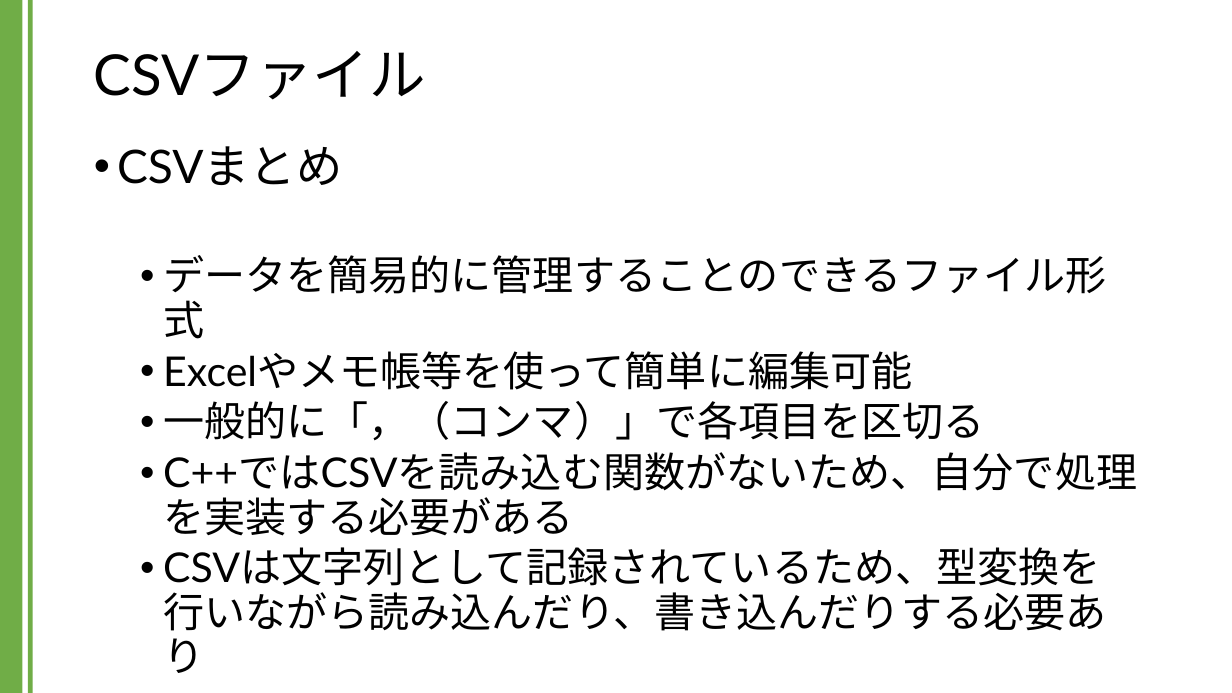
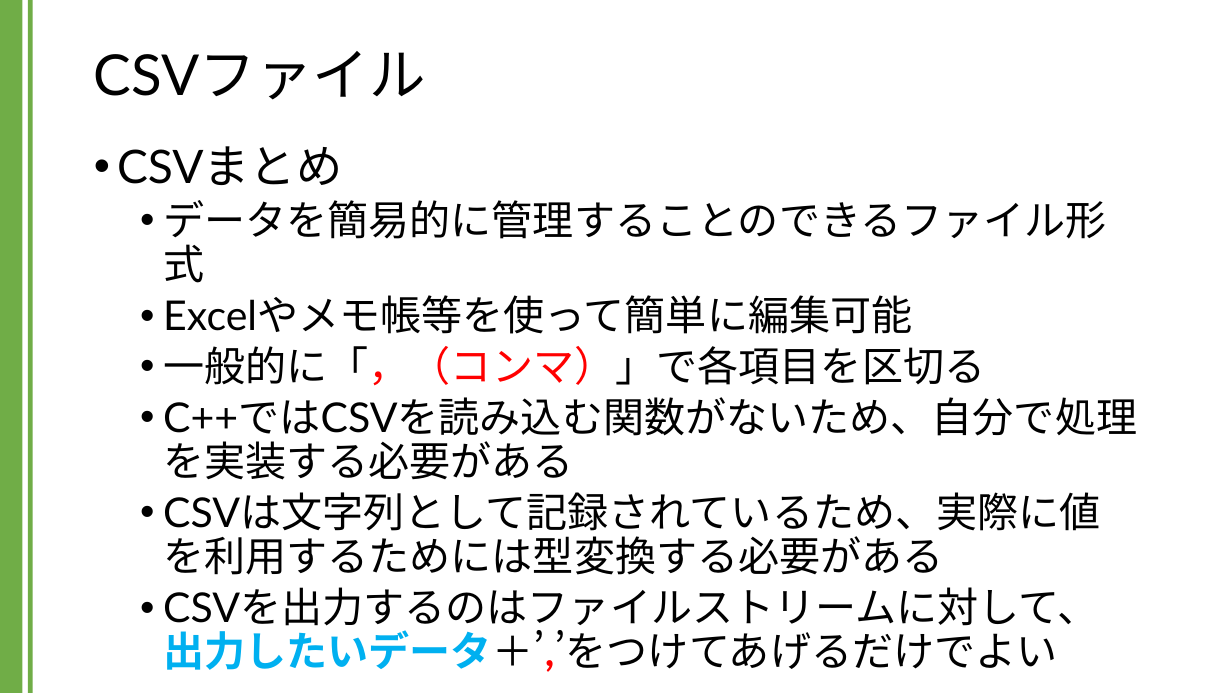
Before and after one commit to kic-murata/cpp2024, a slide deck: slide 39 of 授業資料/講義資料：CSVファイル.pptx (slide 36 before the commit). Drawn at 1232x693 pixels with LibreOffice and Linux fonts; fonts in the diff are those of the drawing. Boxes give left, top, right and bottom in pixels: in the first picture for what was removed or moved away, otherwise in the second. Text is boxed around its words. In the diff, an @@ line names an element or a change of style, - is before the commit and + after.

```diff
--- a/授業資料/講義資料：CSVファイル.pptx
+++ b/授業資料/講義資料：CSVファイル.pptx
@@ text at <box>163,346,985,386</box>: text colour #000000 to #FF0000 in "一般的に「，（コンマ）」で各項目を区切る" @@
@@ text at <box>163,492,1100,672</box>: text changed @@
-  • CSVは文字列として記録されているため、型変換を
-    行いながら読み込んだり、書き込んだりする必要あり
+  • CSVは文字列として記録されているため、実際に値を利用するためには型変換する必要がある
+  • CSVを出力するのはファイルストリームに対して、
+    出力したいデータ＋’,’をつけてあげるだけでよい
```
Also in this commit, not shown: 2 other slides changed, 3 slides added.
